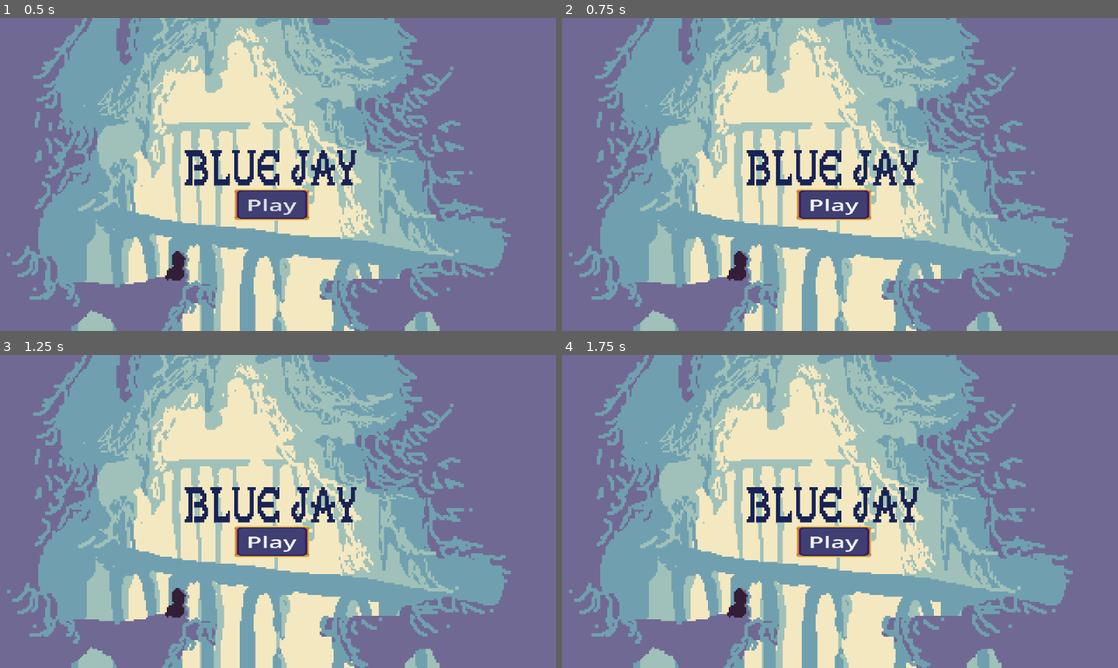
Above: before the commit, frames 1-4 (two rows, left to right).
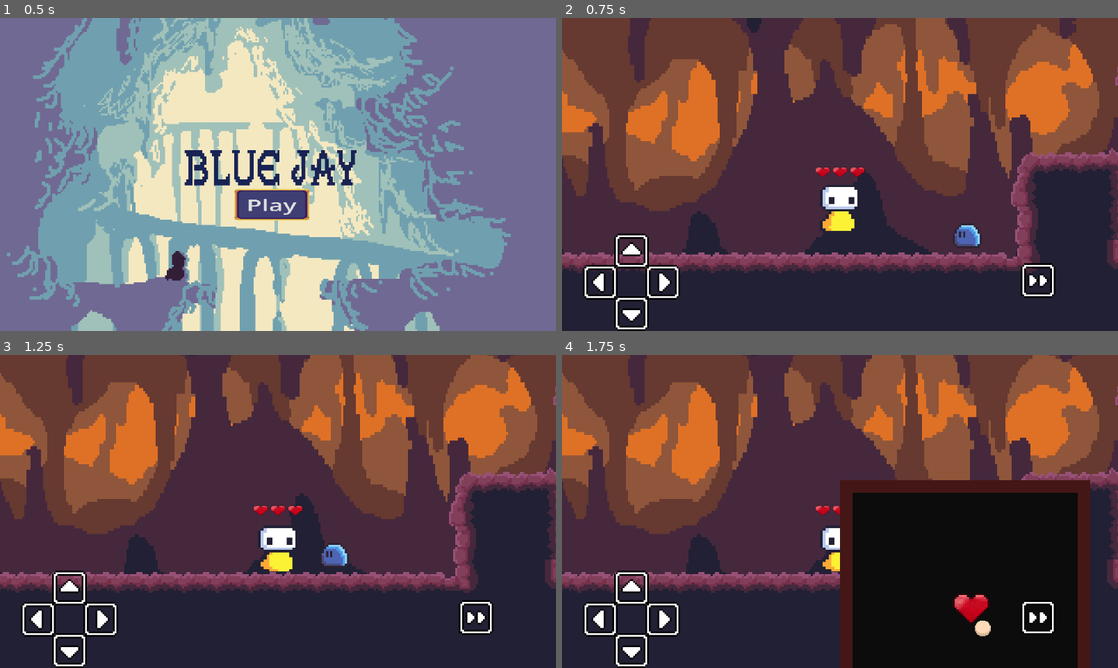
Above: after the commit, the same moments.

Repository: yanaexe/Global-Classroom-Project
Game: Godot game, scene res://scenes/title_screen.tscn
The game is run twice, just before and just after one commit, with the same random seed, the same clock (stepped at 60 frames per second) and the same inputs.
Inputs (mouse positions are in pixels of both pictures, inside the frame that each line leads up to):
- Up to frame 1 (0.5 s): no input
- Up to frame 2 (0.75 s): click "Play" at 0.5 s
- Up to frame 3 (1.25 s): no input
- Up to frame 4 (1.75 s): click (834, 542) at 1.25 s, where only the run before the commit has a clickable "Play"

Frame 1 is identical in both runs. In frame 2, 100% of the frame differs, in the area x 0-100%, y 0-100%; in frame 3, 100%; in frame 4, 100%.

Commit message:
Managed to attach minigame to slime; NEEDS MAJOR TWEAKING

Diff:
--- a/scenes/dodge_minigame.tscn
+++ b/scenes/dodge_minigame.tscn
@@ -22,9 +22,7 @@
 
 [node name="DodgeMinigame" type="Control"]
 layout_mode = 3
-anchor_right = 0.375
-anchor_bottom = 0.667
-offset_bottom = -0.0600128
+anchors_preset = 0
 grow_horizontal = 2
 grow_vertical = 2
 script = ExtResource("1_upxc4")
@@ -50,6 +48,8 @@
 color = Color(0.0475577, 0.0475576, 0.0475576, 1)
 
 [node name="StaticBody2D" type="StaticBody2D" parent="BattleBox/Border/BattleArea"]
+collision_layer = 8
+collision_mask = 8
 
 [node name="CollisionPolygon2D" type="CollisionPolygon2D" parent="BattleBox/Border/BattleArea/StaticBody2D"]
 polygon = PackedVector2Array(-2, -2, 38, -2, 38, 38, -2, 38, 0, 36, 36, 36, 36, 0, 0, 0, 0, 36, -2, 38)
@@ -57,6 +57,8 @@
 [node name="PlayerSoul" type="CharacterBody2D" parent="BattleBox/Border" groups=["player_soul"]]
 position = Vector2(20.6667, 22.6667)
 scale = Vector2(0.333333, 0.333333)
+collision_layer = 8
+collision_mask = 8
 script = ExtResource("1_rsqg1")
 speed = 100.0
 
--- a/scenes/stage_1.tscn
+++ b/scenes/stage_1.tscn
@@ -1,10 +1,11 @@
-[gd_scene load_steps=9 format=3 uid="uid://djj0cjii8hxaa"]
+[gd_scene load_steps=10 format=3 uid="uid://djj0cjii8hxaa"]
 
 [ext_resource type="Texture2D" uid="uid://cd14kql1cb60f" path="res://backgrounds/repeatable_cave_bg.png" id="1_yyqkx"]
 [ext_resource type="PackedScene" uid="uid://d33issu1eff0t" path="res://scenes/character_player.tscn" id="2_y0l7d"]
 [ext_resource type="Texture2D" uid="uid://dhl1ygbenk774" path="res://backgrounds/cave_platform.png" id="3_qbnk2"]
 [ext_resource type="Texture2D" uid="uid://bxhe71fk6gg8" path="res://backgrounds/platforms.png" id="4_e77qm"]
 [ext_resource type="PackedScene" uid="uid://bywgioc5hcf48" path="res://scenes/enemy_slime.tscn" id="5_kx1yv"]
+[ext_resource type="PackedScene" uid="uid://cprw7i1q1eyiy" path="res://scenes/dodge_minigame.tscn" id="6_e4xaw"]
 
 [sub_resource type="TileSetAtlasSource" id="TileSetAtlasSource_e77qm"]
 texture = ExtResource("3_qbnk2")
@@ -96,7 +97,7 @@
 centered = false
 
 [node name="enemy_slime" parent="." instance=ExtResource("5_kx1yv")]
-position = Vector2(230, 122)
+position = Vector2(232, 122)
 
 [node name="character_player" parent="." instance=ExtResource("2_y0l7d")]
 scale = Vector2(2.76, 2.3221)
@@ -105,3 +106,7 @@
 tile_set = SubResource("TileSet_ucbtq")
 format = 2
 layer_0/tile_data = PackedInt32Array(589824, 196608, 1, 655360, 196608, 1, 720896, 196608, 1, 589825, 196608, 1, 655361 …(194268 unchanged characters)…
+
+[node name="DodgeMinigame" parent="." instance=ExtResource("6_e4xaw")]
+grow_horizontal = 1
+grow_vertical = 1
--- a/scenes/title_screen.tscn
+++ b/scenes/title_screen.tscn
@@ -1,6 +1,6 @@
 [gd_scene load_steps=11 format=3 uid="uid://8mmc3jssxdvf"]
 
-[ext_resource type="Script" path="res://scenes/title_screen.gd" id="1_ix75k"]
+[ext_resource type="Script" uid="uid://xs3vxw4l6ppa" path="res://scripts/title_screen.gd" id="1_ix75k"]
 [ext_resource type="Texture2D" uid="uid://ddbrpdbhvnjtr" path="res://sprites/title_screenBG.png" id="2_oxpn6"]
 [ext_resource type="Texture2D" uid="uid://cqccjfn5pueo2" path="res://sprites/title_bars.png" id="3_f4n0a"]
 [ext_resource type="FontFile" uid="uid://deyyy8x1sobsf" path="res://fonts/GallaeciaForte.ttf" id="4_2imni"]
--- a/scripts/bullet_spawner.gd
+++ b/scripts/bullet_spawner.gd
@@ -2,8 +2,8 @@
 
 @export var bullet_scene: PackedScene = preload("res://scenes/dodge_bullet.tscn")
 @export var spawn_interval: float = 0.5  # Seconds between shots
+@onready var area := get_node("../Border/BattleArea")
 
-@onready var area := get_node("/root/DodgeMinigame/BattleBox/Border/BattleArea")
 
 var spawn_timer := 0.0
 
--- a/scripts/character_player.gd
+++ b/scripts/character_player.gd
@@ -92,8 +92,20 @@
 		print("Player can now be damaged again.")
 
 func _on_body_entered(body):
-	if body.is_in_group("enemies"):
-		take_damage(1)
+	if body.is_in_group("enemies") and body.name == "enemy_slime":
+		print("Collided with slime — triggering minigame.")
+		body.set_physics_process(false)  # Freeze slime
+		set_physics_process(false)       # Freeze player
+		start_dodge_minigame()
+
+func start_dodge_minigame():
+	var minigame = get_node("/root/stage1/DodgeMinigame")  # Adjust path if needed
+	if minigame:
+		minigame.visible = true
+		if minigame.has_method("start_minigame"):
+			minigame.start_minigame()
+	else:
+		print("⚠️ DodgeMinigame not found!")
 
 func die():
 	if last_direction == "right":
--- a/scripts/dodge_minigame.gd
+++ b/scripts/dodge_minigame.gd
@@ -1,8 +1,24 @@
 extends Control
 
+@onready var bullet_spawner = get_node("BattleBox/BulletSpawner")
+@onready var timer = $Timer
+
 func _ready():
-	print("Dodge minigame started!")
+	visible = false  # hidden by default
+	timer.stop()
+	bullet_spawner.set_process(false)
+	print("Dodge minigame ready!")
 
+func start_minigame():
+	print("Minigame started!")
+	visible = true
+
+	var screen_size = get_viewport_rect().size
+	position = screen_size / 2 - size / 2
+	print("Centered at:", position)
+
+	timer.start()
+	bullet_spawner.set_process(true)
 func _on_Timer_timeout():
 	print("You survived!")
 	var bullet_spawner = get_node("BattleBox/BulletSpawner")
